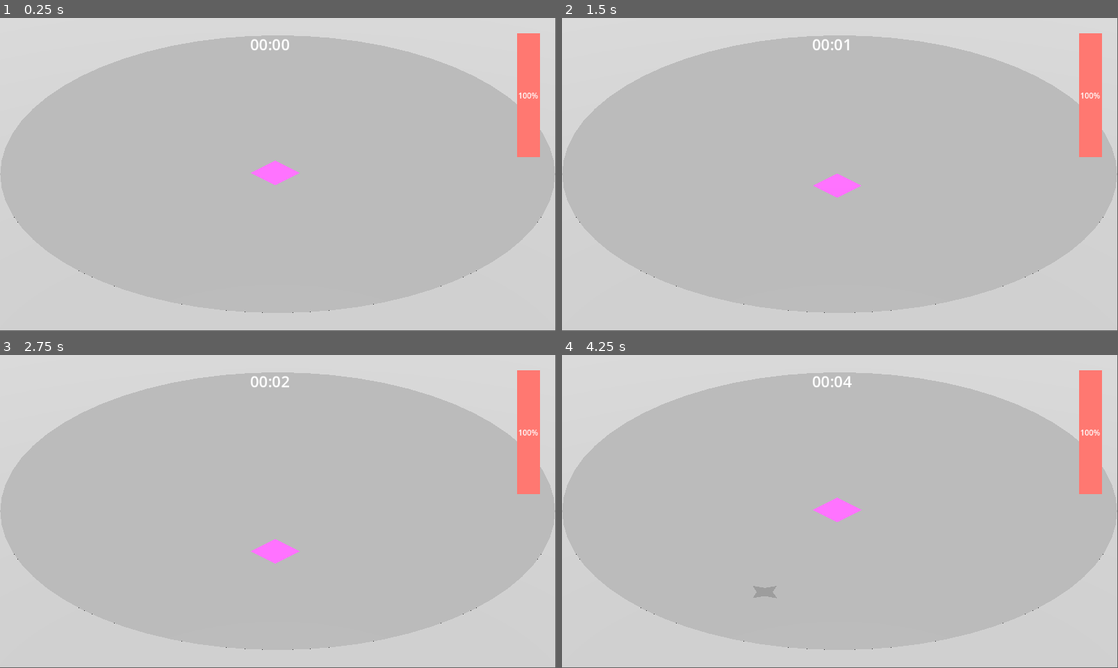
Above: before the commit, frames 1-4 (two rows, left to right).
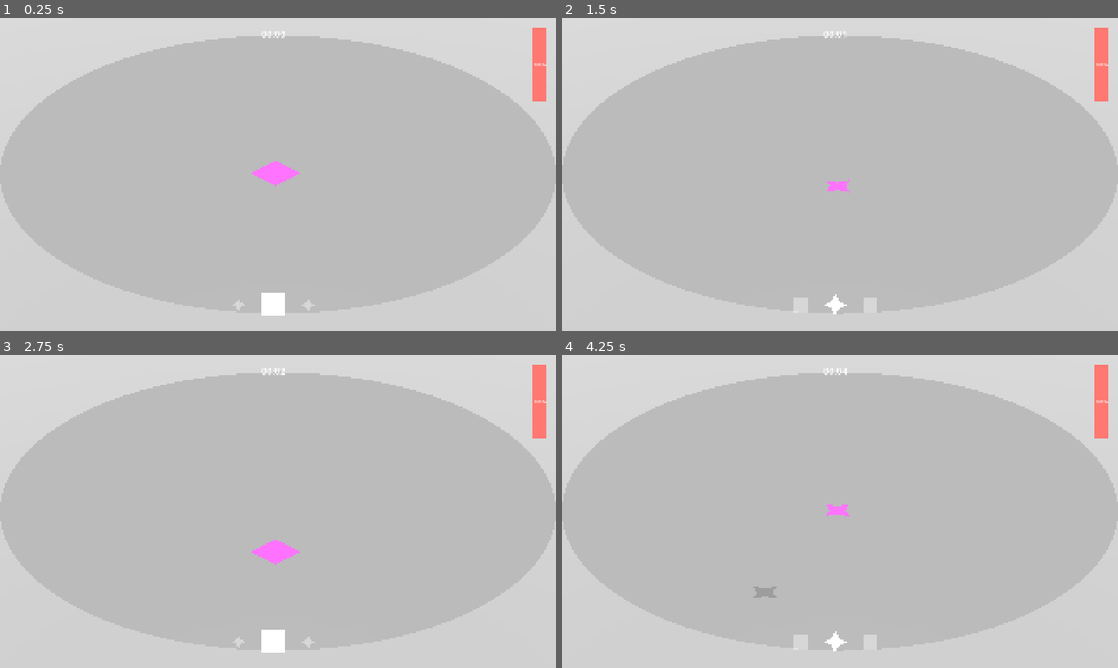
Above: after the commit, the same moments.

Repository: Kazuren/SquareHole
Game: Godot game, scene res://Main.tscn
Same seed, same stepped clock (60 frames per second), same inputs: the game is played once before the commit and once after it.
Inputs:
- Up to frame 1 (0.25 s): no input
- Up to frame 2 (1.5 s): tap Enter at 0.5 s; hold E (switch_right) 0.53-1.28 s; hold Shift (run) 0.53-1.28 s; tap Space at 1.25 s; hold S (move_down) from 1.28 s (still down); tap Shift (run) at 1.35 s
- Up to frame 3 (2.75 s): release S (move_down) at 2.03 s; hold E (switch_right) from 2.03 s (still down); hold Shift (run) from 2.03 s (still down)
- Up to frame 4 (4.25 s): tap Enter at 2.75 s; release E (switch_right) at 2.78 s; release Shift (run) at 2.78 s; hold W (move_up) 2.78-3.53 s; tap Shift (run) at 2.85 s; hold Q (switch_left) from 3.53 s (still down); hold Shift (run) from 3.53 s (still down)
The window is 799x449 before the commit and 800x450 after it. Grey fills any space a smaller window leaves; there, only what the larger window draws over its background counts as a difference.

The runs differ from the first frame. In frame 1, 2.4% of the frame differs, in the area x 0-100%, y 3-96%; in frame 2, 2.5%; in frame 3, 2.4%; in frame 4, 2.6%, in the area x 0-100%, y 3-95%.

Commit message:
shape switching

Diff:
--- a/Main.tscn
+++ b/Main.tscn
@@ -9,6 +9,7 @@
 [ext_resource type="Resource" uid="uid://ddejnxm31n0fh" path="res://Shapes/Cube/Cube.tres" id="7_03owx"]
 [ext_resource type="Resource" uid="uid://l2rgga6pwi5k" path="res://Shapes/Star.tres" id="7_wkp8b"]
 [ext_resource type="PackedScene" uid="uid://cqqx5yicm0l24" path="res://hit_label.tscn" id="8_trn2v"]
+[ext_resource type="PackedScene" uid="uid://0ml6tai6bru5" path="res://ShapeCarousel.tscn" id="11_20pc6"]
 
 [sub_resource type="Curve" id="Curve_03owx"]
 _limits = [0.0, 10.0, 0.0, 1.0]
@@ -79,7 +80,6 @@
 unique_name_in_owner = true
 transform = Transform3D(1, 0, 0, 0, 1, 0, 0, 0, 1, -0.1, -0.499, 0)
 material_override = SubResource("StandardMaterial3D_r0du0")
-metadata/_edit_lock_ = true
 
 [node name="SunPivot" type="Node3D" parent="." unique_id=1284798189]
 transform = Transform3D(0.89249134, 0, -0.45106447, 0, 1, 0, 0.45106447, 0, 0.89249134, 0, 0, 0)
@@ -108,9 +108,11 @@
 grow_vertical = 2
 theme_override_constants/margin_top = 32
 theme_override_constants/margin_right = 32
+metadata/_edit_lock_ = true
 
 [node name="Control2" type="Control" parent="UI" unique_id=1030415945]
 layout_mode = 2
+metadata/_edit_lock_ = true
 
 [node name="SurvivalTimeLabel" type="Label" parent="UI/Control2" unique_id=1645374122]
 unique_name_in_owner = true
@@ -130,6 +132,7 @@
 
 [node name="Control" type="Control" parent="UI" unique_id=339671969]
 layout_mode = 2
+metadata/_edit_lock_ = true
 
 [node name="MarginContainer" type="MarginContainer" parent="UI/Control" unique_id=2139024778]
 custom_minimum_size = Vector2(48, 256)
@@ -167,3 +170,14 @@
 grow_vertical = 2
 text = "50%"
 horizontal_alignment = 1
+
+[node name="MarginContainer" type="MarginContainer" parent="UI" unique_id=1622573084]
+custom_minimum_size = Vector2(0, 180)
+layout_mode = 2
+size_flags_vertical = 8
+metadata/_edit_lock_ = true
+
+[node name="ShapeCarousel" parent="UI/MarginContainer" unique_id=1592716139 instance=ExtResource("11_20pc6")]
+layout_mode = 2
+player_path = NodePath("../../../Player")
+metadata/_edit_lock_ = true
--- /dev/null
+++ b/PackedShape.gd
@@ -0,0 +1,6 @@
+class_name PackedShape
+extends Resource
+
+
+@export var points: PackedVector2Array
+@export var display_name: String
--- a/Player.tscn
+++ b/Player.tscn
@@ -2,16 +2,30 @@
 
 [ext_resource type="PackedScene" uid="uid://b08vphhmktfun" path="res://ShapeEntity.tscn" id="1_xhfnw"]
 [ext_resource type="Script" uid="uid://bksw4nu15jtkw" path="res://player.gd" id="2_kpjcp"]
+[ext_resource type="Script" uid="uid://3g8b7vqjcpgj" path="res://PackedShape.gd" id="3_cxr5p"]
+[ext_resource type="Resource" uid="uid://nmp3181riajc" path="res://Shapes/PlayerShapes/Square.tres" id="4_tdg3f"]
+[ext_resource type="Resource" uid="uid://dshapestar01" path="res://Shapes/PlayerShapes/Star.tres" id="5_dtqjt"]
 
-[sub_resource type="ConvexPolygonShape2D" id="ConvexPolygonShape2D_xhfnw"]
+[sub_resource type="ConvexPolygonShape2D" id="ConvexPolygonShape2D_cxr5p"]
 resource_local_to_scene = true
 points = PackedVector2Array(50, -50, -50, -50, -50, 50, 50, 50)
 
+[sub_resource type="StandardMaterial3D" id="StandardMaterial3D_visual"]
+albedo_color = Color(0.9966598, 0.34354967, 1, 1)
+
 [node name="Player" unique_id=56703870 instance=ExtResource("1_xhfnw")]
 sorting_offset = 10.0
+mesh = null
 script = ExtResource("2_kpjcp")
 PLAYER_WALK_SPEED_PER_SECOND = 3.0
 PLAYER_RUN_SPEED_PER_SECOND = 5.0
+shapes = Array[ExtResource("3_cxr5p")]([ExtResource("4_tdg3f"), ExtResource("5_dtqjt")])
 
 [node name="CollisionShape2D" parent="." index="0" unique_id=976849342]
-shape = SubResource("ConvexPolygonShape2D_xhfnw")
+shape = SubResource("ConvexPolygonShape2D_cxr5p")
+
+[node name="Visual" type="CSGPolygon3D" parent="." index="1" unique_id=1329389281]
+transform = Transform3D(1, 0, 0, 0, 0, 1, 0, -1, 0, 0, 0.5, 0)
+polygon = PackedVector2Array(0.5, -0.5, -0.5, -0.5, -0.5, 0.5, 0.5, 0.5)
+depth = 0.02
+material = SubResource("StandardMaterial3D_visual")
--- /dev/null
+++ b/ShapeCarousel.gd
@@ -0,0 +1,65 @@
+class_name ShapeCarousel
+extends Control
+
+
+@export var player_path: NodePath
+@export var slot_spacing: float = 120.0
+@export var current_scale: float = 1.0
+@export var side_scale: float = 0.6
+@export var current_color: Color = Color(1, 1, 1, 1)
+@export var side_color: Color = Color(1, 1, 1, 0.4)
+@export var shape_size: float = 80.0
+
+var _prev_slot: Polygon2D
+var _current_slot: Polygon2D
+var _next_slot: Polygon2D
+var _player: Node
+
+
+func _ready() -> void:
+	_player = get_node(player_path)
+
+	_prev_slot = _make_slot(-slot_spacing, side_scale, side_color)
+	_current_slot = _make_slot(0, current_scale, current_color)
+	_next_slot = _make_slot(slot_spacing, side_scale, side_color)
+
+	resized.connect(_layout_slots)
+	_layout_slots()
+
+	_player.shape_changed.connect(_on_shape_changed)
+	_on_shape_changed(_player.current_shape_index)
+
+
+func _make_slot(x_offset: float, slot_scale: float, color: Color) -> Polygon2D:
+	var slot := Polygon2D.new()
+	add_child(slot)
+	slot.set_meta("x_offset", x_offset)
+	slot.scale = Vector2(slot_scale, slot_scale)
+	slot.color = color
+	return slot
+
+
+func _layout_slots() -> void:
+	# Position slots relative to the Control's center
+	var center := size * 0.5
+	for slot in [_prev_slot, _current_slot, _next_slot]:
+		slot.position = center + Vector2(slot.get_meta("x_offset"), 0)
+
+
+func _on_shape_changed(idx: int) -> void:
+	var shapes: Array = _player.shapes
+	if shapes.is_empty():
+		return
+	var n := shapes.size()
+	_set_slot_shape(_prev_slot, shapes[posmod(idx - 1, n)])
+	_set_slot_shape(_current_slot, shapes[idx])
+	_set_slot_shape(_next_slot, shapes[posmod(idx + 1, n)])
+
+
+func _set_slot_shape(slot: Polygon2D, shape: PackedShape) -> void:
+	# scale 100-unit polygon points to `shape_size` pixels
+	var pts := PackedVector2Array()
+	var k := shape_size / float(ShapeEntity.baseline_scale)
+	for p in shape.points:
+		pts.append(p * k)
+	slot.polygon = pts
--- /dev/null
+++ b/ShapeCarousel.tscn
@@ -0,0 +1,17 @@
+[gd_scene format=3 uid="uid://0ml6tai6bru5"]
+
+[ext_resource type="Script" uid="uid://d0kwxpwcnc5e3" path="res://ShapeCarousel.gd" id="1_carousel"]
+
+[node name="ShapeCarousel" type="Control" unique_id=1592716139]
+anchors_preset = 7
+anchor_left = 0.5
+anchor_top = 1.0
+anchor_right = 0.5
+anchor_bottom = 1.0
+offset_left = -150.0
+offset_top = -120.0
+offset_right = 150.0
+offset_bottom = -20.0
+grow_horizontal = 2
+grow_vertical = 0
+script = ExtResource("1_carousel")
--- /dev/null
+++ b/Shapes/PlayerShapes/Square.tres
@@ -0,0 +1,8 @@
+[gd_resource type="Resource" script_class="PackedShape" format=3 uid="uid://nmp3181riajc"]
+
+[ext_resource type="Script" uid="uid://3g8b7vqjcpgj" path="res://PackedShape.gd" id="1_packedshape"]
+
+[resource]
+script = ExtResource("1_packedshape")
+points = PackedVector2Array(50, -50, -50, -50, -50, 50, 50, 50)
+display_name = "Square"
--- /dev/null
+++ b/Shapes/PlayerShapes/Star.tres
@@ -0,0 +1,8 @@
+[gd_resource type="Resource" script_class="PackedShape" format=3 uid="uid://dshapestar01"]
+
+[ext_resource type="Script" uid="uid://3g8b7vqjcpgj" path="res://PackedShape.gd" id="1_packedshape"]
+
+[resource]
+script = ExtResource("1_packedshape")
+points = PackedVector2Array(-48, 0, -16, 16, 0, 48, 16, 16, 50, 0, 16, -16, 0, -48, -16, -16)
+display_name = "Star"
--- a/player.gd
+++ b/player.gd
@@ -1,18 +1,30 @@
 extends ShapeEntity
+
+
+signal shape_changed(idx: int)
 
 
 @export var PLAYER_WALK_SPEED_PER_SECOND: float = 1.0
 @export var PLAYER_RUN_SPEED_PER_SECOND: float = 5.0
+@export var shapes: Array[PackedShape]
 
 var is_moving: bool = false
+var current_shape_index: int = 0
+
+@onready var visual: CSGPolygon3D = $Visual
 
 
-# Called when the node enters the scene tree for the first time.
 func _ready() -> void:
-	pass # Replace with function body.
+	if shapes.size() > 0:
+		apply_shape(0)
 
 
 func _process(delta: float) -> void:
+	if Input.is_action_just_pressed("switch_left"):
+		switch_shape(-1)
+	elif Input.is_action_just_pressed("switch_right"):
+		switch_shape(1)
+
 	var input_vector: Vector2 = Input.get_vector("move_left", "move_right", "move_down", "move_up")
 
 	if input_vector.is_zero_approx():
@@ -32,3 +44,22 @@
 
 	var movement_vector: Vector3 = (forward.normalized() * -input_vector.y + right.normalized() * input_vector.x)
 	self.global_position += movement_vector * delta * (PLAYER_RUN_SPEED_PER_SECOND if running else PLAYER_WALK_SPEED_PER_SECOND)
+
+
+func switch_shape(direction: int) -> void:
+	if shapes.is_empty():
+		return
+	var n := shapes.size()
+	apply_shape(posmod(current_shape_index + direction, n))
+
+
+func apply_shape(idx: int) -> void:
+	current_shape_index = idx
+	var shape := shapes[idx]
+	(collisionShape2D.shape as ConvexPolygonShape2D).points = shape.points
+	# Collision points are in 100-unit space, scale down to world scale
+	var visual_points := PackedVector2Array()
+	for p in shape.points:
+		visual_points.append(p / float(baseline_scale))
+	visual.polygon = visual_points
+	shape_changed.emit(idx)
--- a/project.godot
+++ b/project.godot
@@ -18,6 +18,12 @@
 [autoload]
 
 GameStats="*uid://k6l065k5x6la"
+
+[display]
+
+window/size/viewport_width=1920
+window/size/viewport_height=1080
+window/stretch/mode="canvas_items"
 
 [dotnet]
 
Not shown, added: PackedShape.gd.uid
Not shown, added: ShapeCarousel.gd.uid
